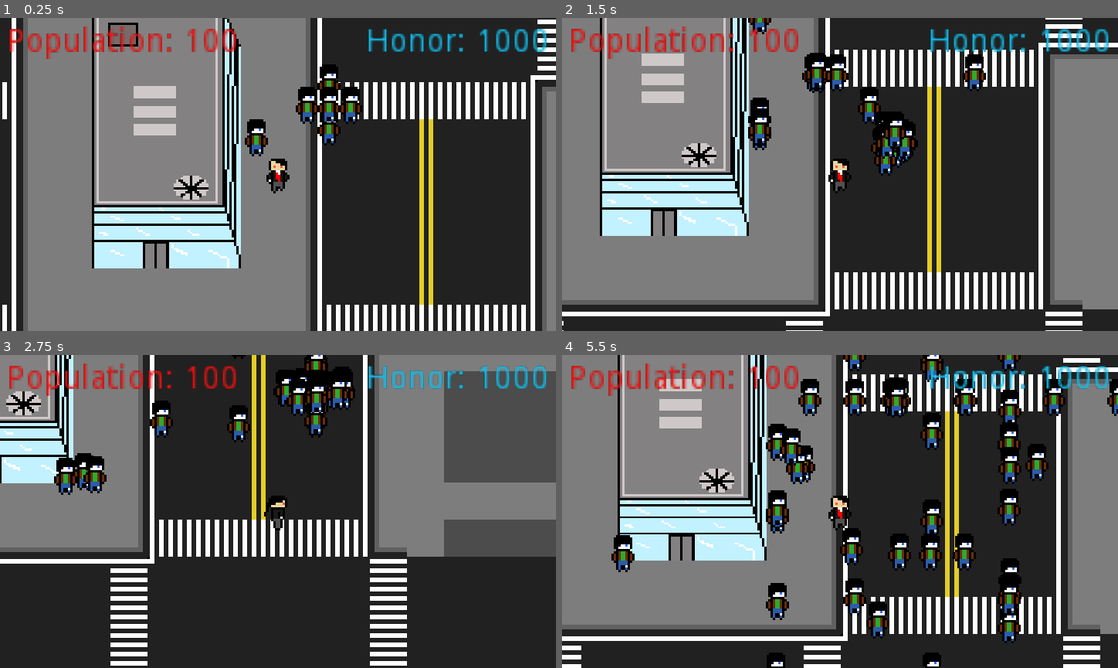
Above: before the commit, frames 1-4 (two rows, left to right).
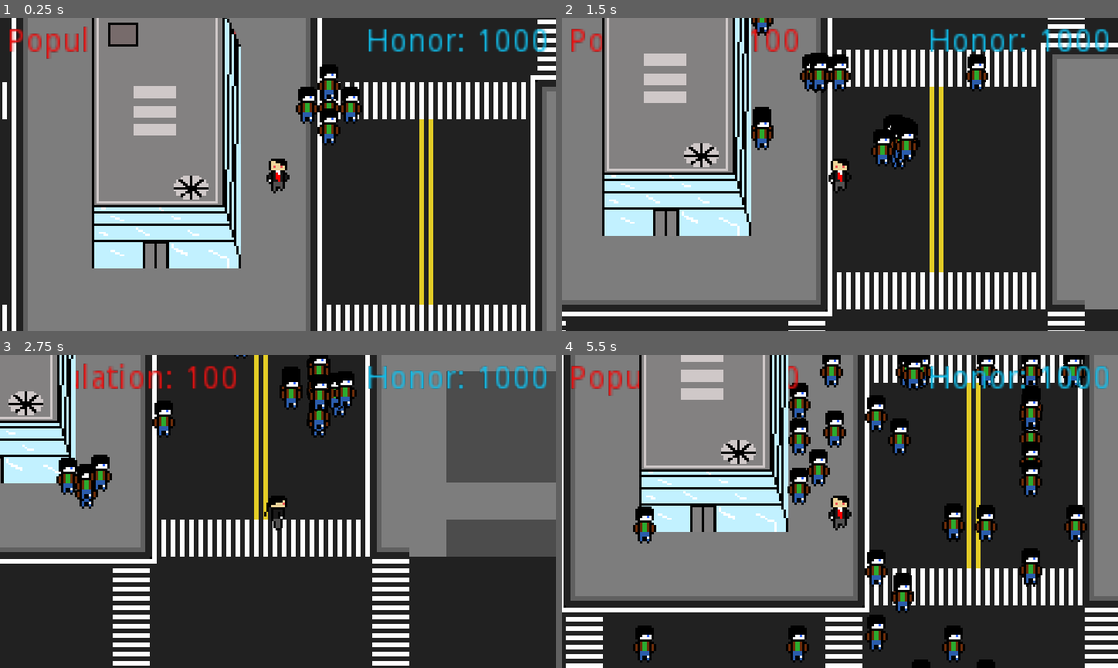
Above: after the commit, the same moments.

Repository: Jam-Bam/Who-is-the-Enemy
Game: Godot game, scene res://Base.tscn
Same seed, same stepped clock (60 frames per second), same inputs: the game is played once before the commit and once after it.
Inputs:
- Up to frame 1 (0.25 s): no input
- Up to frame 2 (1.5 s): tap Enter at 0.5 s; hold Right (ui_right) 0.53-1.28 s; tap E (ask) at 0.6 s; hold Down (ui_down) from 1.28 s (still down); tap Space (stab) at 1.35 s
- Up to frame 3 (2.75 s): release Down (ui_down) at 2.03 s; hold Right (ui_right) from 2.03 s (still down); tap E (ask) at 2.1 s
- Up to frame 4 (5.5 s): release Right (ui_right) at 2.78 s; hold Up (ui_up) 2.78-3.53 s; tap Space (stab) at 2.85, 4.35 s; hold Left (ui_left) 3.53-5.03 s; tap E (ask) at 3.6, 5.1 s; hold Down (ui_down) from 5.03 s (still down)

The runs differ from the first frame. In frame 1, 1.3% of the frame differs, in the area x 16-61%, y 2-45%; in frame 2, 15%; in frame 3, 10%; in frame 4, 51%, in the area x 0-100%, y 0-100%.

Commit message:
updated some Z index's

Diff:
--- a/Base.tscn
+++ b/Base.tscn
@@ -1,15 +1,14 @@
-[gd_scene load_steps=11 format=2]
+[gd_scene load_steps=10 format=2]
 
 [ext_resource path="res://Base.gd" type="Script" id=1]
 [ext_resource path="res://Music/The Adventure Begins 8-bit remix.ogg" type="AudioStream" id=2]
 [ext_resource path="res://Tiles/city.tres" type="TileSet" id=3]
-[ext_resource path="res://Tiles/Building1.png.png" type="Texture" id=4]
-[ext_resource path="res://Tiles/TownHall.png.png" type="Texture" id=5]
-[ext_resource path="res://Tiles/HotdogBuilding1.png.png" type="Texture" id=6]
-[ext_resource path="res://Tiles/HotdogBuilding2.png.png" type="Texture" id=7]
-[ext_resource path="res://Tiles/HotdogBuilding3.png.png" type="Texture" id=8]
-[ext_resource path="res://NPCs/NPC.tscn" type="PackedScene" id=9]
-[ext_resource path="res://Player/Player.tscn" type="PackedScene" id=10]
+[ext_resource path="res://Tiles/TownHall.png.png" type="Texture" id=4]
+[ext_resource path="res://Tiles/HotdogBuilding2.png.png" type="Texture" id=5]
+[ext_resource path="res://Tiles/HotdogBuilding3.png.png" type="Texture" id=6]
+[ext_resource path="res://Tiles/HotdogBuilding1.png.png" type="Texture" id=7]
+[ext_resource path="res://Tiles/Building1.png.png" type="Texture" id=8]
+[ext_resource path="res://Player/Player.tscn" type="PackedScene" id=9]
 
 [node name="Node" type="Node"]
 script = ExtResource( 1 )
@@ -27,66 +26,68 @@
 format = 1
 tile_data = PoolIntArray( -458763, 4, 0, -458762, 4, 1, -458761, 4, 1, -458760, 4, 1, -458759, 4, 1, -458758, 4, 1, -45 …(19100 unchanged characters)…
 
-[node name="Building1png3" type="Sprite" parent="."]
-position = Vector2( 287.889, 115.243 )
-scale = Vector2( 1.00562, 0.87292 )
-texture = ExtResource( 4 )
-region_enabled = true
-region_rect = Rect2( 0, 102, 64, 30 )
+[node name="Buildings" type="Node2D" parent="."]
+editor/display_folded = true
 
-[node name="Building1png2" type="Sprite" parent="."]
-position = Vector2( 287.946, -40.1407 )
-scale = Vector2( 1.00443, 0.878776 )
-texture = ExtResource( 4 )
-
-[node name="TownHallpng2" type="Sprite" parent="."]
-position = Vector2( -103.891, 33.5289 )
-scale = Vector2( 1.27157, 1 )
-texture = ExtResource( 5 )
-region_enabled = true
-region_rect = Rect2( 0, 100, 64, 30 )
-
-[node name="HotdogBuilding1png2" type="Sprite" parent="."]
-position = Vector2( 455.912, -115.098 )
-scale = Vector2( 0.836779, 1.4754 )
-texture = ExtResource( 6 )
-
-[node name="HotdogBuilding1png" type="Sprite" parent="."]
-position = Vector2( 359.994, -115.157 )
-scale = Vector2( 0.835853, 1.471 )
-texture = ExtResource( 6 )
-
-[node name="HotdogBuilding2png" type="Sprite" parent="."]
-position = Vector2( 216.012, -104 )
-scale = Vector2( 0.833522, 1.00483 )
-texture = ExtResource( 7 )
-
-[node name="HotdogBuilding3png" type="Sprite" parent="."]
-position = Vector2( 119.883, -104.042 )
-scale = Vector2( 0.836058, 1.00483 )
-texture = ExtResource( 8 )
-
-[node name="HotdogBuilding2png2" type="Sprite" parent="."]
-position = Vector2( 23.603, -104.178 )
-scale = Vector2( 0.842489, 1.02083 )
-texture = ExtResource( 7 )
-
-[node name="NPC" parent="." instance=ExtResource( 9 )]
-position = Vector2( 328, 64 )
-
-[node name="Player" parent="." instance=ExtResource( 10 )]
-position = Vector2( 328, 80 )
-
-[node name="Building1png" type="Sprite" parent="."]
-position = Vector2( 287.841, 59.3868 )
-scale = Vector2( 1.00634, 0.858897 )
+[node name="TownHallpng" type="Sprite" parent="Buildings"]
+position = Vector2( -103.687, -28.9062 )
+scale = Vector2( 1.26441, 1 )
+z_index = 200
 texture = ExtResource( 4 )
 region_enabled = true
 region_rect = Rect2( 0, 0, 64, 100 )
 
-[node name="TownHallpng" type="Sprite" parent="."]
-position = Vector2( -103.687, -28.9062 )
-scale = Vector2( 1.26441, 1 )
+[node name="HotdogBuilding2png2" type="Sprite" parent="Buildings"]
+position = Vector2( 23.603, -104.178 )
+scale = Vector2( 0.842489, 1.02083 )
 texture = ExtResource( 5 )
+
+[node name="HotdogBuilding3png" type="Sprite" parent="Buildings"]
+position = Vector2( 119.883, -104.042 )
+scale = Vector2( 0.836058, 1.00483 )
+texture = ExtResource( 6 )
+
+[node name="HotdogBuilding2png" type="Sprite" parent="Buildings"]
+position = Vector2( 216.012, -104 )
+scale = Vector2( 0.833522, 1.00483 )
+texture = ExtResource( 5 )
+
+[node name="HotdogBuilding1png" type="Sprite" parent="Buildings"]
+position = Vector2( 359.994, -115.157 )
+scale = Vector2( 0.835853, 1.471 )
+texture = ExtResource( 7 )
+
+[node name="HotdogBuilding1png2" type="Sprite" parent="Buildings"]
+position = Vector2( 455.912, -115.098 )
+scale = Vector2( 0.836779, 1.4754 )
+texture = ExtResource( 7 )
+
+[node name="Building1png3" type="Sprite" parent="Buildings"]
+position = Vector2( 287.889, 115.243 )
+scale = Vector2( 1.00562, 0.87292 )
+texture = ExtResource( 8 )
+region_enabled = true
+region_rect = Rect2( 0, 102, 64, 30 )
+
+[node name="Building1png2" type="Sprite" parent="Buildings"]
+position = Vector2( 287.946, -40.1407 )
+scale = Vector2( 1.00443, 0.878776 )
+texture = ExtResource( 8 )
+
+[node name="TownHallpng2" type="Sprite" parent="Buildings"]
+position = Vector2( -103.891, 33.5289 )
+scale = Vector2( 1.27157, 1 )
+texture = ExtResource( 4 )
+region_enabled = true
+region_rect = Rect2( 0, 100, 64, 30 )
+
+[node name="Building1png" type="Sprite" parent="Buildings"]
+position = Vector2( 287.841, 59.3868 )
+scale = Vector2( 1.00634, 0.858897 )
+z_index = 200
+texture = ExtResource( 8 )
 region_enabled = true
 region_rect = Rect2( 0, 0, 64, 100 )
+
+[node name="Player" parent="." instance=ExtResource( 9 )]
+position = Vector2( 328, 80 )
--- a/Player/Player.tscn
+++ b/Player/Player.tscn
@@ -2,15 +2,15 @@
 
 [ext_resource path="res://Player/Player.gd" type="Script" id=1]
 [ext_resource path="res://Player/Main Character Sprites/MC-FrontAni0.png.png" type="Texture" id=2]
-[ext_resource path="res://Player/Main Character Sprites/MC-BackAni0.png.png" type="Texture" id=3]
-[ext_resource path="res://Player/Main Character Sprites/MC-BackAni1.png.png" type="Texture" id=4]
-[ext_resource path="res://Player/Main Character Sprites/MC-IdleBack.png.png" type="Texture" id=5]
-[ext_resource path="res://Player/Main Character Sprites/MC-IdleLeft.png.png" type="Texture" id=6]
+[ext_resource path="res://Player/Main Character Sprites/MC-IdleBack.png.png" type="Texture" id=3]
+[ext_resource path="res://Player/Main Character Sprites/MC-BackAni0.png.png" type="Texture" id=4]
+[ext_resource path="res://Player/Main Character Sprites/MC-BackAni1.png.png" type="Texture" id=5]
+[ext_resource path="res://Player/Main Character Sprites/MC-FrontAni1.png.png" type="Texture" id=6]
 [ext_resource path="res://Player/Main Character Sprites/MC-LeftAni0.png.png" type="Texture" id=7]
 [ext_resource path="res://Player/Main Character Sprites/MC-LeftAni1.png.png" type="Texture" id=8]
 [ext_resource path="res://Player/Main Character Sprites/MC-LeftAni2.png.png" type="Texture" id=9]
 [ext_resource path="res://Player/Main Character Sprites/MC-LeftAni3.png.png" type="Texture" id=10]
-[ext_resource path="res://Player/Main Character Sprites/MC-FrontAni1.png.png" type="Texture" id=11]
+[ext_resource path="res://Player/Main Character Sprites/MC-IdleLeft.png.png" type="Texture" id=11]
 [ext_resource path="res://Player/Population.gd" type="Script" id=12]
 [ext_resource path="res://Player/Honor.gd" type="Script" id=13]
 
@@ -21,19 +21,19 @@
 "name": "idled",
 "speed": 5.0
 }, {
-"frames": [ ExtResource( 3 ), ExtResource( 4 ) ],
+"frames": [ ExtResource( 3 ) ],
+"loop": true,
+"name": "idleu",
+"speed": 5.0
+}, {
+"frames": [ ExtResource( 4 ), ExtResource( 5 ) ],
 "loop": true,
 "name": "walku",
 "speed": 5.0
 }, {
-"frames": [ ExtResource( 5 ) ],
+"frames": [ ExtResource( 2 ), ExtResource( 6 ) ],
 "loop": true,
-"name": "idleu",
-"speed": 5.0
-}, {
-"frames": [ ExtResource( 6 ) ],
-"loop": true,
-"name": "idles",
+"name": "walkd",
 "speed": 5.0
 }, {
 "frames": [ ExtResource( 7 ), ExtResource( 8 ), ExtResource( 9 ), ExtResource( 10 ) ],
@@ -41,9 +41,9 @@
 "name": "walks",
 "speed": 5.0
 }, {
-"frames": [ ExtResource( 2 ), ExtResource( 11 ) ],
+"frames": [ ExtResource( 11 ) ],
 "loop": true,
-"name": "walkd",
+"name": "idles",
 "speed": 5.0
 } ]
 
